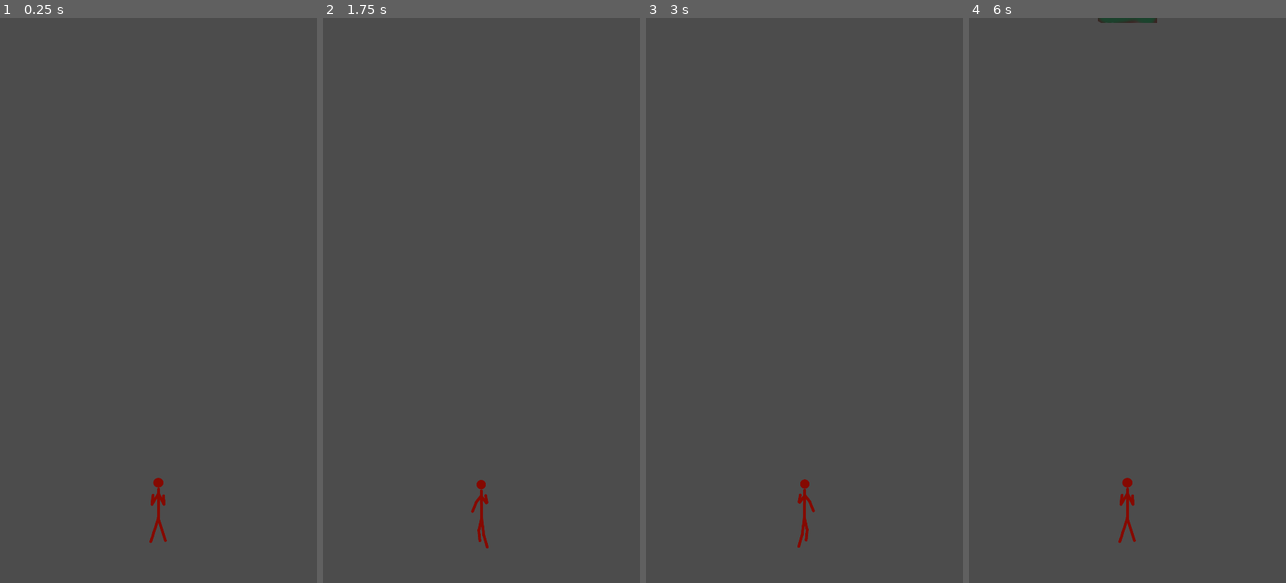
Above: before the commit, frames 1-4 (left to right).
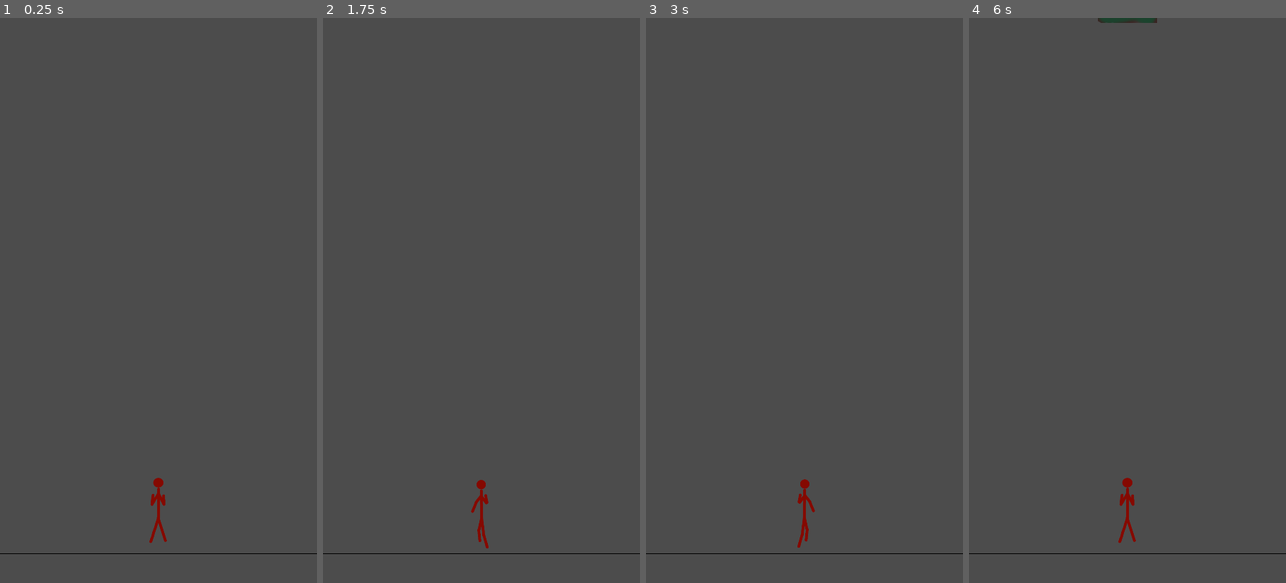
Above: after the commit, the same moments.

Repository: Foxomat/Cyber_Glider
Game: Godot game, scene res://Scenes/Ingame.tscn
The game is run twice, just before and just after one commit, with the same random seed, the same clock (stepped at 60 frames per second) and the same inputs.
Inputs (mouse positions are in pixels of both pictures, inside the frame that each line leads up to):
- Up to frame 1 (0.25 s): no input
- Up to frame 2 (1.75 s): move the mouse to (551, 272) at 0.52 s; click (551, 272) at 0.67 s; drag from (418, 328) to (481, 537) at 1.27 s
- Up to frame 3 (3 s): move the mouse to (836, 176) at 2.02 s; click (836, 176) at 2.17 s; drag from (788, 413) to (709, 215) at 2.77 s
- Up to frame 4 (6 s): move the mouse to (1222, 385) at 3.52 s; click (1222, 385) at 3.67 s; tap Enter at 4.25 s; drag from (1032, 215) to (1127, 537) at 4.27 s; move the mouse to (1143, 300) at 5.02 s; click (1143, 300) at 5.17 s; drag from (1079, 159) to (1064, 328) at 5.77 s

The runs differ from the first frame. In frame 1, 0.1% of the frame differs, in the area x 0-100%, y 94-95%; in frame 2, 0.1%; in frame 3, 0.1%; in frame 4, 0.1%.

Commit message:
added comments and no-tap-zone at the bottom

Diff:
--- a/Gyber_Glider_Godot_Project/Scenes/Ingame.gd
+++ b/Gyber_Glider_Godot_Project/Scenes/Ingame.gd
@@ -11,18 +11,22 @@
 var y_offset = 20
 
 #-------------------------------------------------------------------------------
-func _ready():
+func _ready(): #randomize platform spawns
 	randomize()
 
 
-func _process(delta):
-	falloffset += fallspeed*delta
-	if falloffset > 200:
-		falloffset -= 200
-		spawn_platforms()
+func _draw(): #provisory line to show where tapping zone ends
+	draw_line(Vector2(0, 1820), Vector2(1080, 1820), Color(0, 0, 0))
 
 
-func platform_dragged(node):
+func _process(delta):
+	falloffset += fallspeed*delta #move platforms at fallspeed
+	if falloffset > 200: #move grid to platform movement modulo 200
+		falloffset -= 200
+		spawn_platforms() #spawn new platforms
+
+
+func platform_dragged(node): #draw snap indicator
 	$SnapIndicator.position = node.nearest_snap(node.position)
 
 
@@ -34,5 +38,5 @@
 	$Platforms.add_child(platform)
 
 
-func get_y_offset():
+func get_y_offset(): #function for platform object to call
 	return y_offset + falloffset
--- a/Gyber_Glider_Godot_Project/Scenes/Platform/Platform.gd
+++ b/Gyber_Glider_Godot_Project/Scenes/Platform/Platform.gd
@@ -26,6 +26,8 @@
 	position.y += $"/root/Ingame".fallspeed*delta
 
 	if dragging:
+		#signal for drawing the snap indicator
+		emit_signal("being_dragged", self)
 			#uncomment 3 lines bellow for testing with resizing while the game
 			#is running
 		#screensize = get_viewport().get_size_override()
@@ -36,8 +38,8 @@
 		var raw_mousepos = get_global_mouse_position()
 		var mousepos = Vector2(raw_mousepos.x - xover, raw_mousepos.y - yover)
 		var snap = nearest_snap(mousepos)
-		emit_signal("being_dragged", self)
-				#move the platform
+
+		#move the platform
 		move_and_slide(platform_move_multi*(mousepos - position))
 
 
@@ -54,22 +56,30 @@
 func _platform_input_event(viewport, event, shape_idx):
 	if event is InputEventScreenTouch:
 		if event.is_pressed():
-			connect("being_dragged", get_node("/root/Ingame"), "platform_dragged")
-			get_node("/root/Ingame/SnapIndicator").visible = true
-			dragging = true
+			if event.position.y < 1820: #don't react to things close to bottom
+				dragging = true #enable dragging mode
+				connect("being_dragged", get_node("/root/Ingame"),
+						"platform_dragged") #connect for snap indicator
+				get_node("/root/Ingame/SnapIndicator").visible = true
 
 
-#exit dragging mode if finger is released and snap to the grid
+
+#exit dragging mode if finger is released and snap to the grid.
+#because this is called on every platform when the finger is released,
+#every platform snaps to the grid at that moment (and grid offsets are the same)
 func _input(event):
 	if event is InputEventScreenTouch:
 		if not event.is_pressed():
-			dragging = false
-			if is_connected("being_dragged", get_node("/root/Ingame"), "platform_dragged"):
-				disconnect("being_dragged", get_node("/root/Ingame"), "platform_dragged")
+			dragging = false #disable dragging mode
+			if is_connected("being_dragged", get_node("/root/Ingame"),
+							"platform_dragged"): #test if connected
+				disconnect("being_dragged", get_node("/root/Ingame"),
+							"platform_dragged") #disconnect SnapIndicator
 			get_node("/root/Ingame/SnapIndicator").visible = false
+
 			$tween.interpolate_property(self, "position", position,
 					nearest_snap(position), tween_duration, Tween.TRANS_LINEAR)
-			$tween.start()
+			$tween.start() #animation for snapping to grid
 
 
 func _screen_exited():
